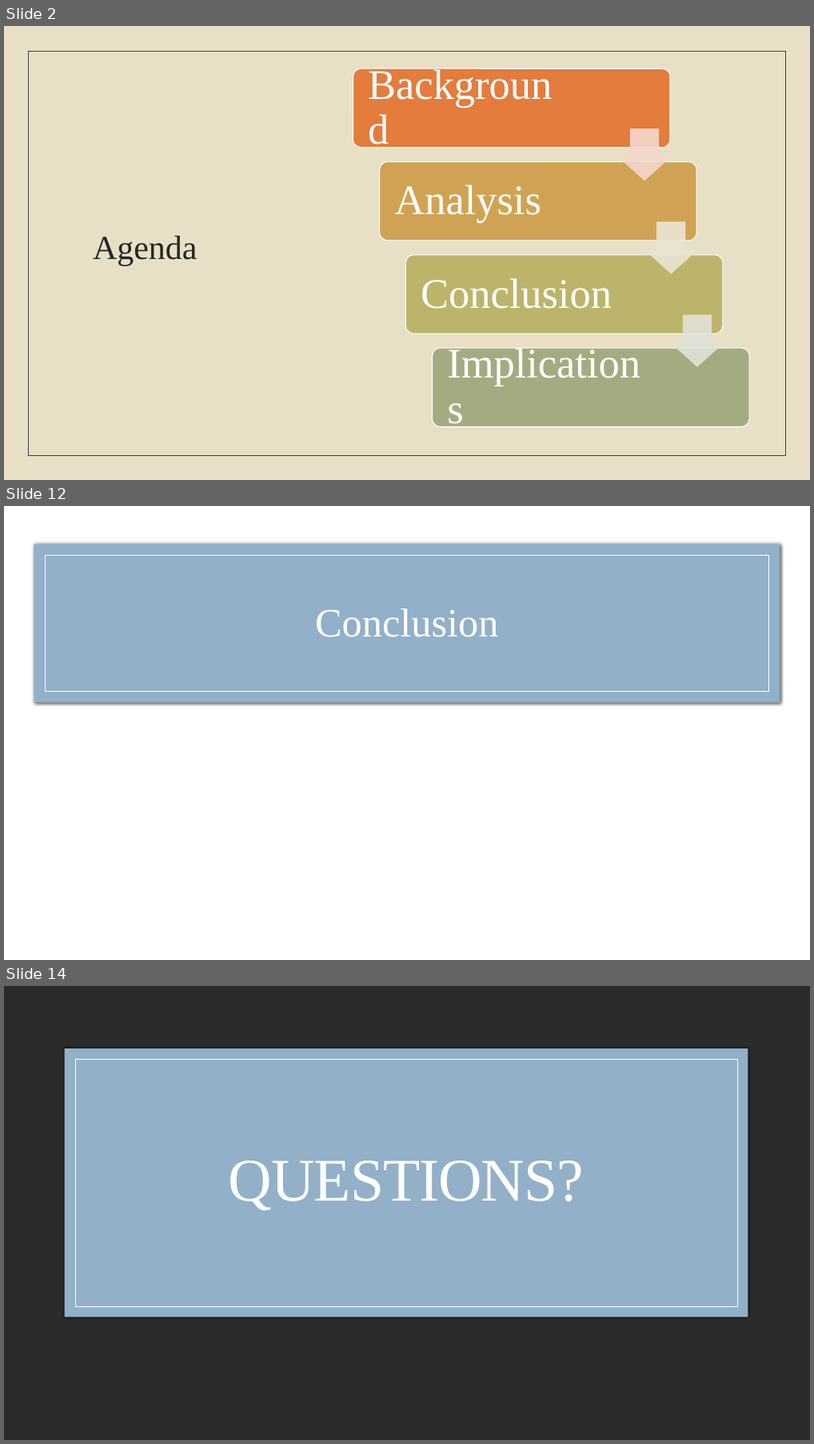
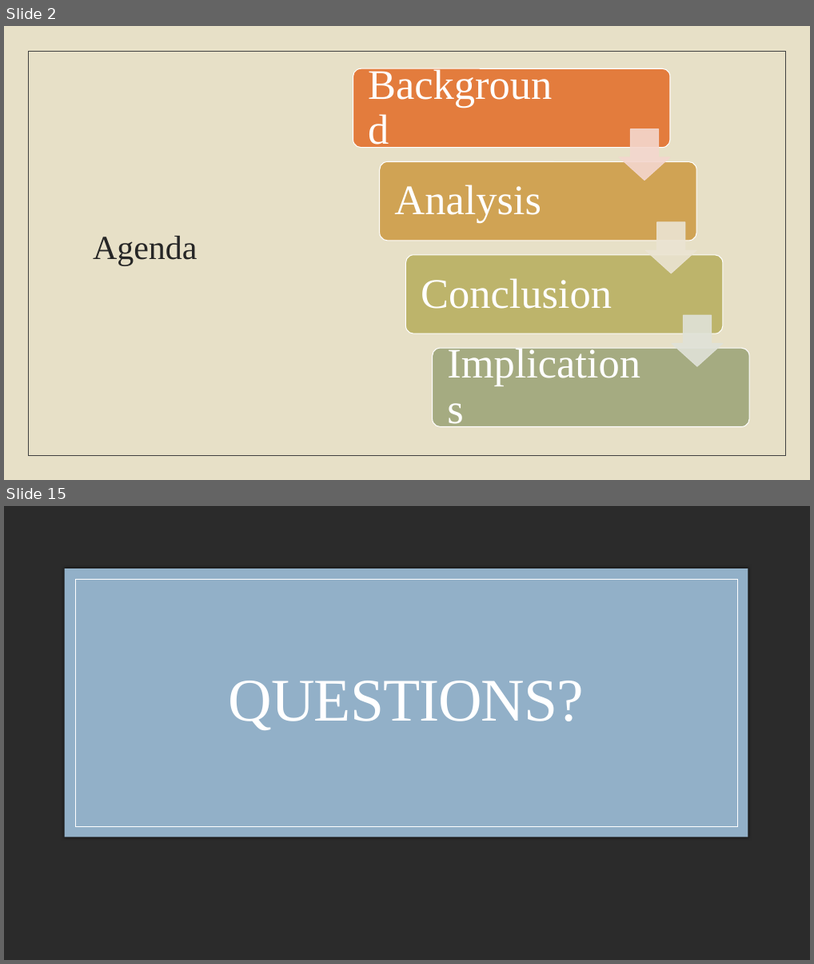
Before and after one commit to laurenemilyto/film_adapatation_success, a slide deck: Steg_pres.pptx. Shown one above the other, each under a label of ours: slides 2, 12 and 14 before the commit, slides 2 and 15 after it; the slides between them are not shown. The pictures are 814x1444 and 814x964 pixels, drawn with LibreOffice and Linux fonts; fonts in the diff are those of the drawing; background and template pictures are left out; a plain dark background stands for a picture behind light text. Boxes give left, top, right and bottom in pixels: in the first picture for what was removed or moved away, otherwise in the second. Text is boxed around its words. In the diff, an @@ line names an element or a change of style, - is before the commit and + after.

```diff
--- a/Steg_pres.pptx
+++ b/Steg_pres.pptx
@@ slide 12 removed at (4,506,810,960), background #FFFFFF @@
@@ rectangle removed at (4,506,810,960) @@
@@ rectangle removed at (34,544,781,703) @@
@@ rectangle removed at (45,555,770,692) @@
@@ title removed at (315,608,498,637) @@
-Conclusion
@@ what was slide 14 is now slide 15 @@
```
Also in this commit, not shown: 6 slides changed, 7 slides added, 5 other slides removed, 1 other file.
